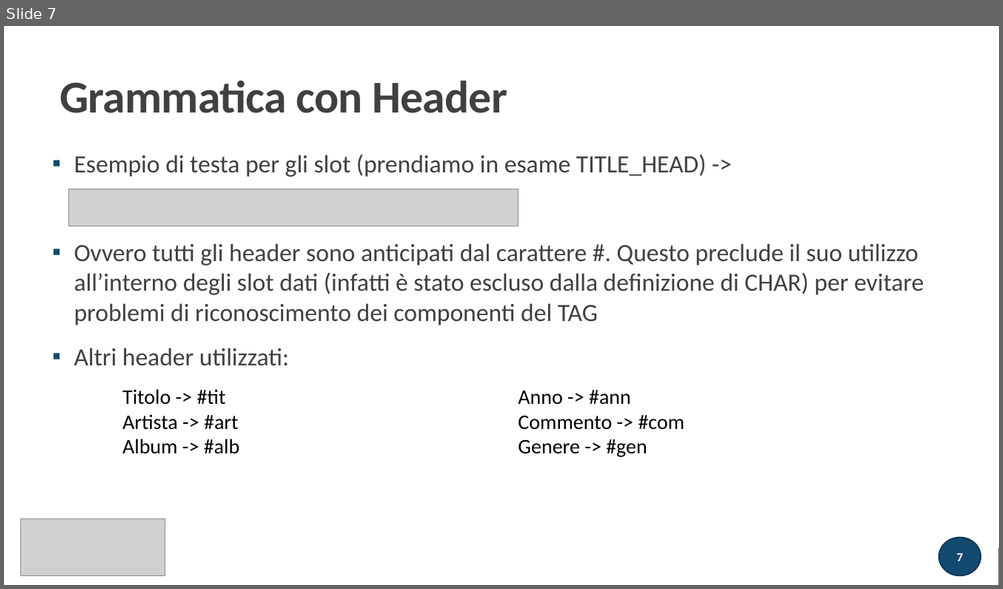
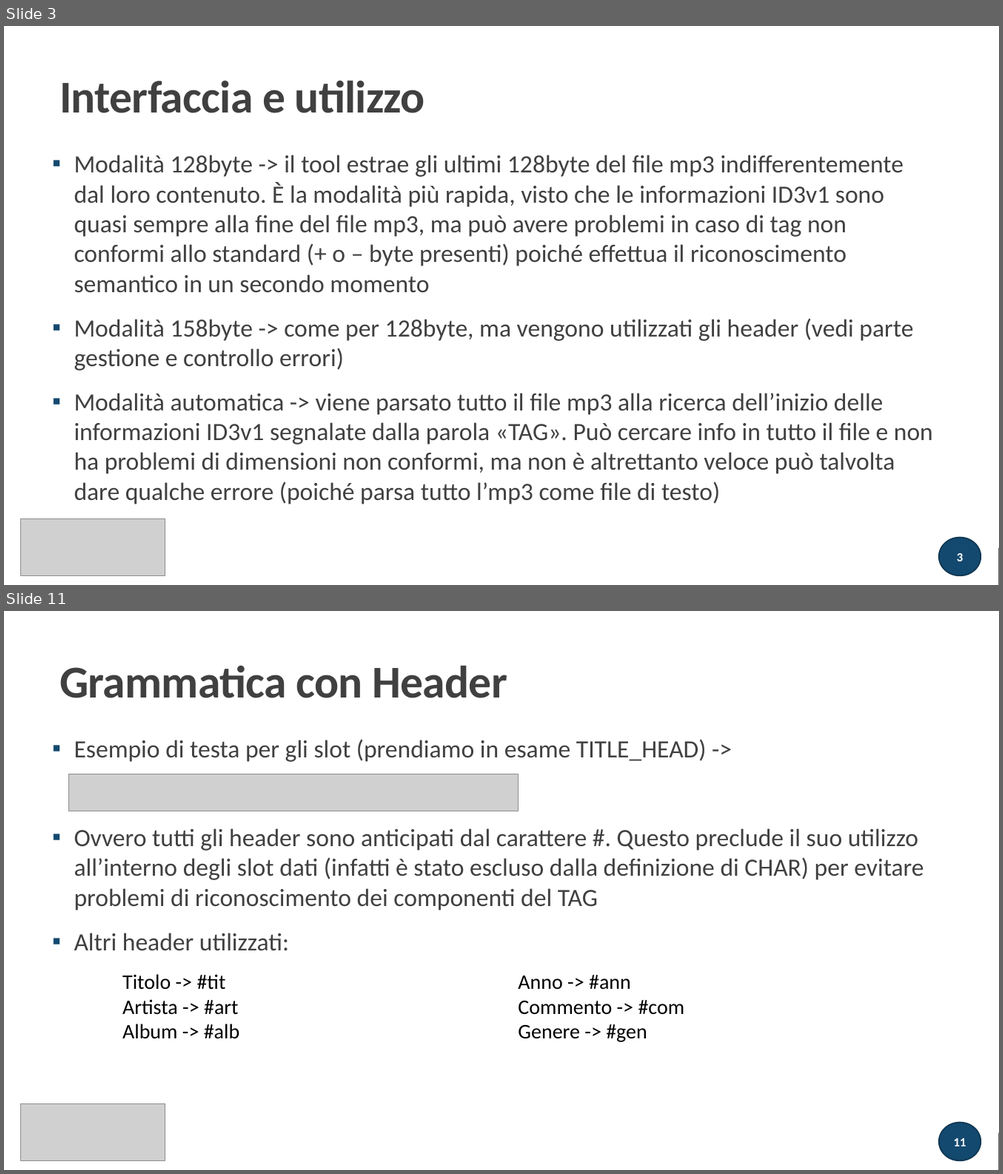
Before and after one commit to atusghen/SimpleID3, a slide deck: presentazione tecnica.pptx. Shown one above the other, each under a label of ours: slide 7 before the commit, slides 3 and 11 after it; the slides between them are not shown. The pictures are 1003x589 and 1003x1174 pixels, drawn with LibreOffice and Linux fonts; fonts in the diff are those of the drawing; grey boxes stand for pictures. Boxes give left, top, right and bottom in pixels: in the first picture for what was removed or moved away, otherwise in the second. Text is boxed around its words. In the diff, an @@ line names an element or a change of style, - is before the commit and + after.

```diff
--- a/presentazione tecnica.pptx
+++ b/presentazione tecnica.pptx
@@ slide 3 added at <box>4,26,999,585</box>, background #FFFFFF; not listed: 1 template element that a slide beside it also shows @@
@@ rectangle added at <box>4,26,999,585</box>, fill #FFFFFF @@
@@ title added at <box>60,80,425,113</box>, 44 pt, text #404040, bold @@
+Interfaccia e utilizzo
@@ text added at <box>74,155,933,505</box>, 24 pt, text #404040 @@
+▪ Modalità 128byte -> il tool estrae gli ultimi 128byte del file mp3 indifferentemente dal loro contenuto. È la modalità più rapida, visto che le informazioni ID3v1 sono quasi sempre alla fine del file mp3, ma può avere problemi in caso di tag non conformi allo standard (+ o – byte presenti) poiché effettua il riconoscimento semantico in un secondo momento
+▪ Modalità 158byte -> come per 128byte, ma vengono utilizzati gli header (vedi parte gestione e controllo errori)
+▪ Modalità automatica -> viene parsato tutto il file mp3 alla ricerca dell’inizio delle informazioni ID3v1 segnalate dalla parola «TAG». Può cercare info in tutto il file e non ha problemi di dimensioni non conformi, ma non è altrettanto veloce può talvolta dare qualche errore (poiché parsa tutto l’mp3 come file di testo)
@@ line added from (53, 241) to (284, 241), #404040 1 pt @@
@@ rectangle added at <box>53,228,293,266</box>, fill #FFFFFF, outline #FFFFFF 1.25 pt @@
@@ picture added at <box>21,519,166,577</box> @@
@@ rectangle added at <box>4,548,999,585</box>, fill #262626 @@
@@ page number added at <box>939,538,981,576</box>, fill #14496F, outline #0F3652 1.25 pt, 12 pt, text #FFFFFF, bold @@
+3
@@ what was slide 7 is now slide 11 @@
@@ page number at <box>953,1139,966,1147</box>: text changed @@
-7
+11
```
Also in this commit, not shown: 4 slides changed, 12 other slides added, 4 slides removed, 3 other files.
